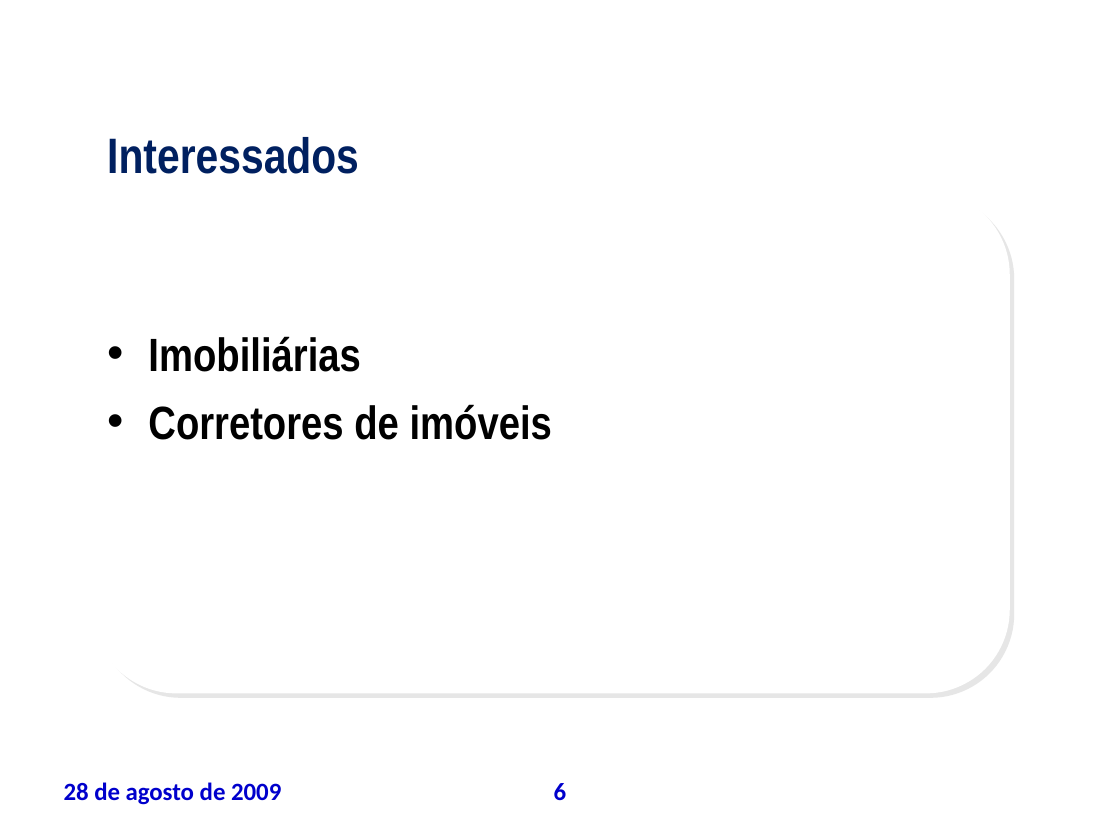
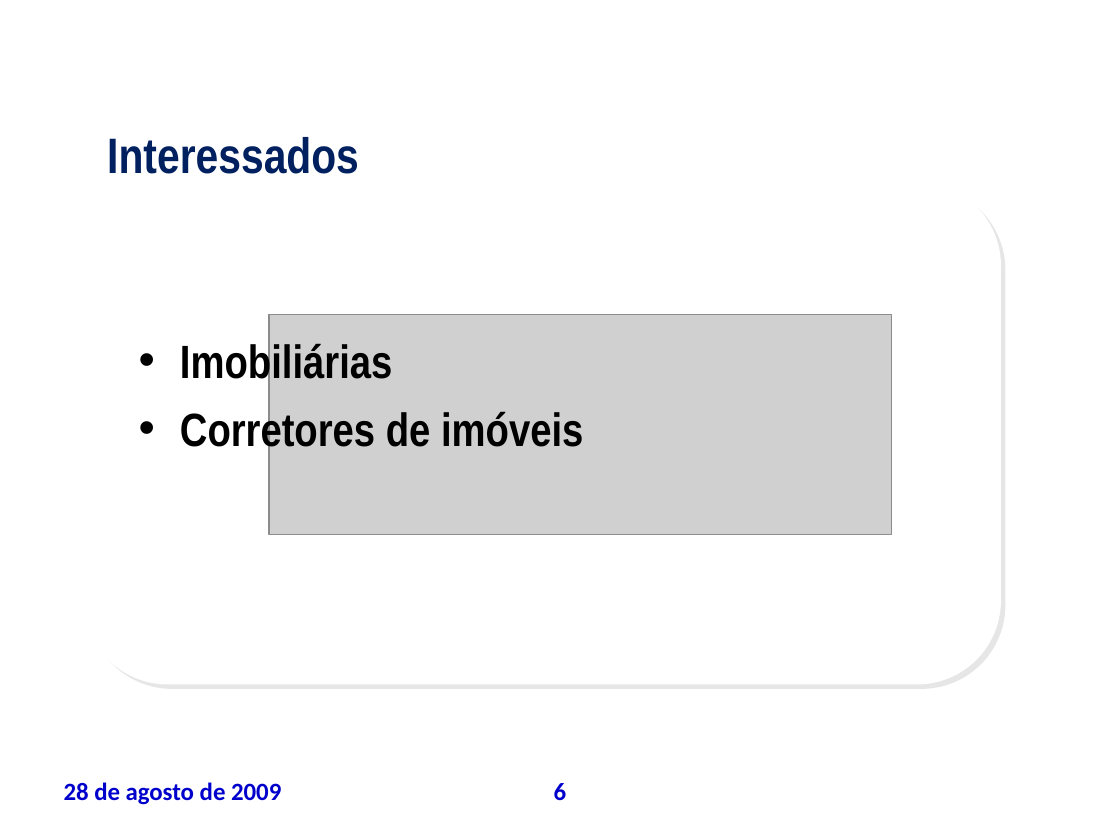
Before and after one commit to leoevaristo/psa20092, a slide deck: slide 6 of ARTEFATOS/TAP_apresentacao.ppt. Drawn at 1120x840 pixels with LibreOffice and Linux fonts; fonts in the diff are those of the drawing; grey boxes stand for pictures; background and template pictures are left out. Boxes give left, top, right and bottom in pixels: in the first picture for what was removed or moved away, otherwise in the second. Text is boxed around its words. In the diff, an @@ line names an element or a change of style, - is before the commit and + after.

```diff
--- a/ARTEFATOS/TAP_apresentacao.ppt
+++ b/ARTEFATOS/TAP_apresentacao.ppt
@@ rounded rectangle: place and size @@
-rounded rectangle at bbox=[93, 190, 1010, 693]
+rounded rectangle at bbox=[84, 181, 1001, 684]
@@ text "Imobiliárias" rewrapped from bbox=[148, 336, 552, 440] to bbox=[180, 340, 583, 455] @@
@@ picture added at bbox=[269, 315, 892, 535] @@
```
Also in this commit, not shown: 18 other slides changed.
